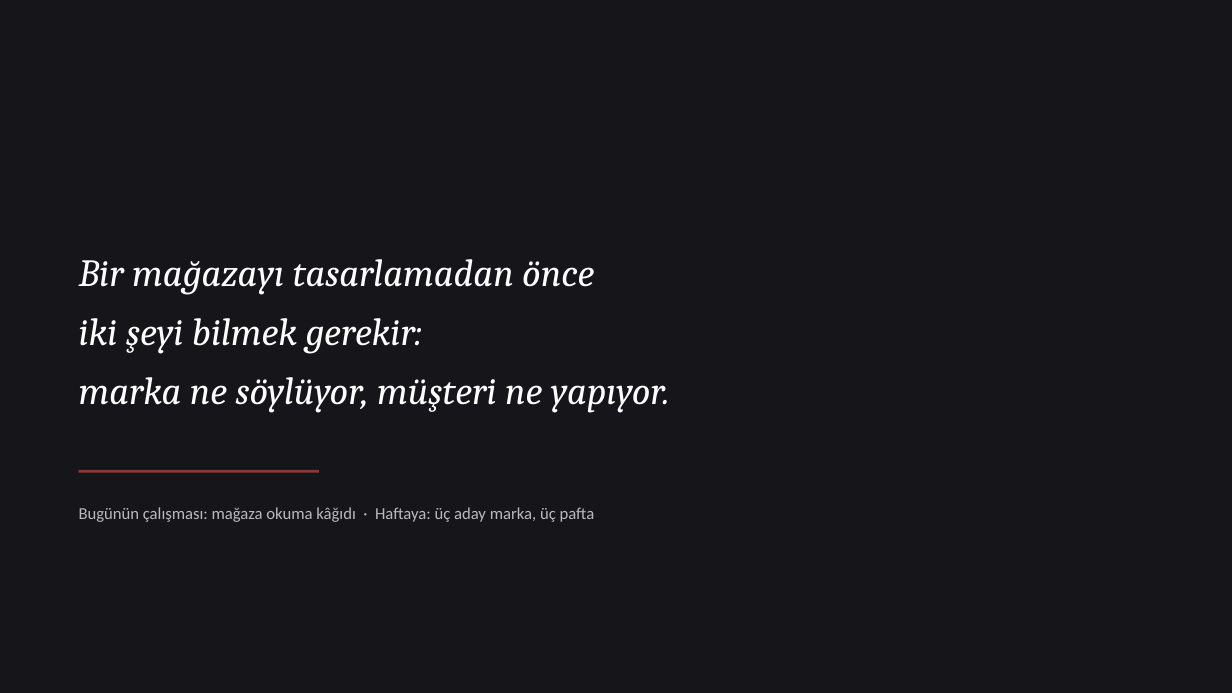
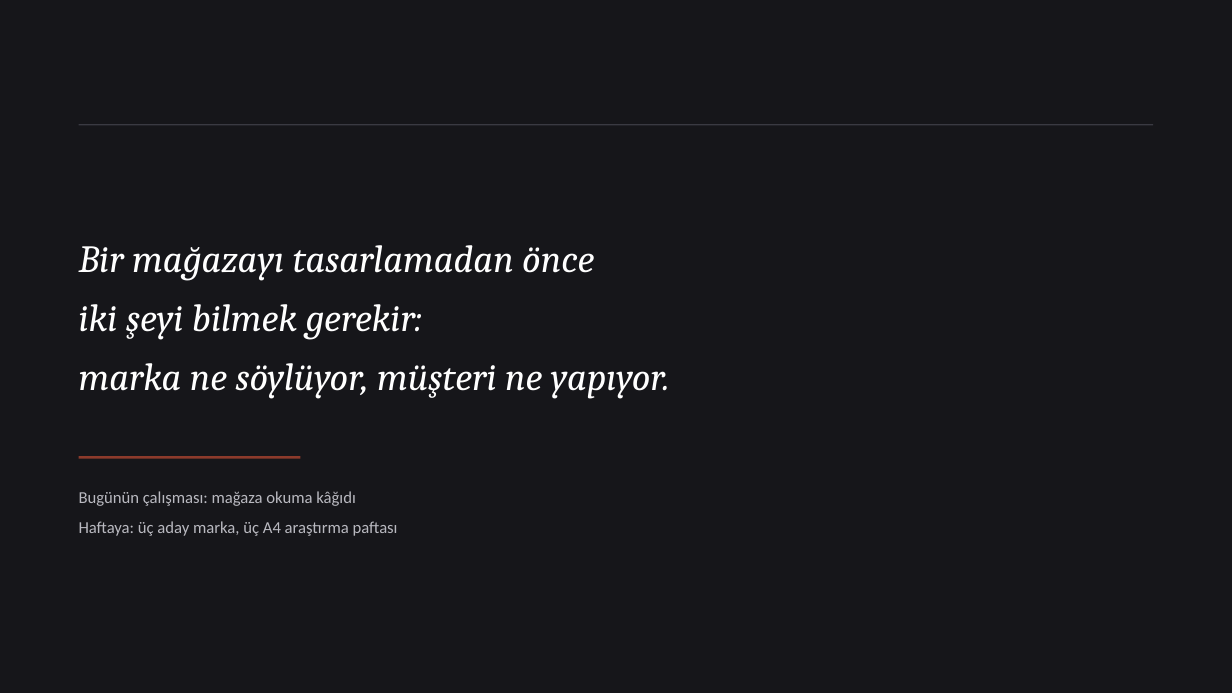
Before and after one commit to bunal91/sanat-ve-mekan, a slide deck: slide 49 of magaza-tasarimi-dersi/Gun1-Marka-Anahtari-ve-Musteri-Deneyimi.pptx (slide 33 before the commit). Drawn at 1232x693 pixels with LibreOffice and Linux fonts; fonts in the diff are those of the drawing. Boxes give left, top, right and bottom in pixels: in the first picture for what was removed or moved away, otherwise in the second. Text is boxed around its words. In the diff, an @@ line names an element or a change of style, - is before the commit and + after.

```diff
--- a/magaza-tasarimi-dersi/Gun1-Marka-Anahtari-ve-Musteri-Deneyimi.pptx
+++ b/magaza-tasarimi-dersi/Gun1-Marka-Anahtari-ve-Musteri-Deneyimi.pptx
@@ line added from (79, 125) to (1153, 125), #3A3A42 1 pt @@
@@ text "Bir mağazayı tasarlamadan önce": place and size @@
-text "Bir mağazayı tasarlamadan önce" at [79, 259, 670, 413]
+text "Bir mağazayı tasarlamadan önce" at [79, 245, 670, 399]
@@ line moved from (79, 471) - (319, 471) to (79, 457) - (300, 457) @@
@@ text at [79, 491, 355, 506]: text changed @@
-Bugünün çalışması: mağaza okuma kâğıdı · Haftaya: üç aday marka, üç pafta
+Bugünün çalışması: mağaza okuma kâğıdı
@@ text added at [79, 521, 398, 536], 13 pt, text #B9B9C0 @@
+Haftaya: üç aday marka, üç A4 araştırma paftası
```
Also in this commit, not shown: 16 other slides changed, 32 slides added, 16 slides removed, 1 other file.
